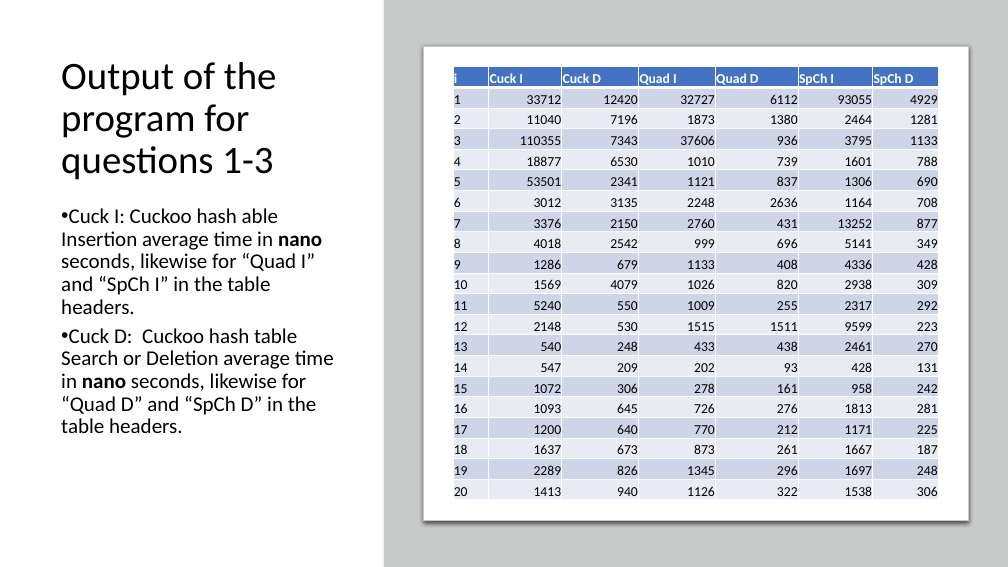
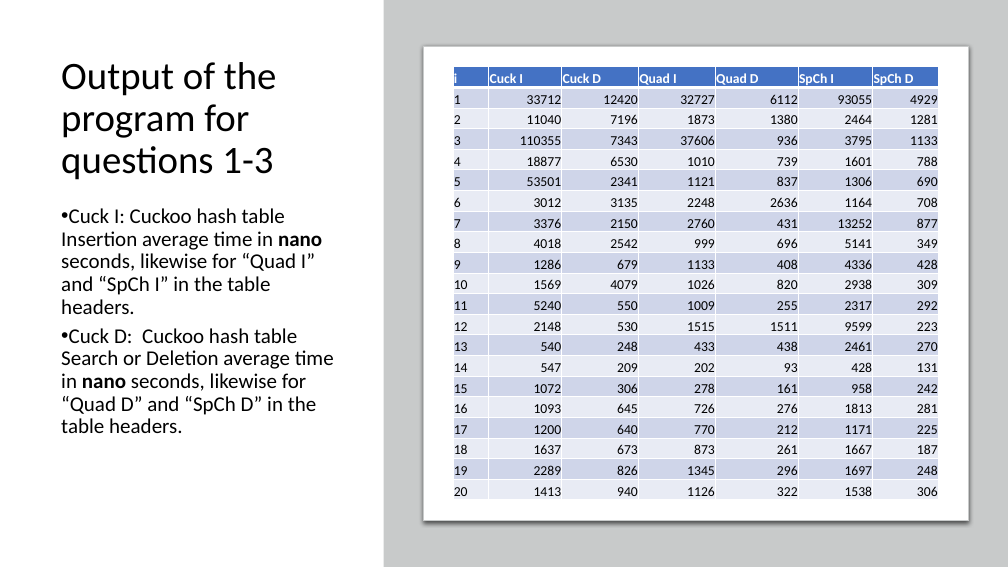
Before and after one commit to fanchuanster/uwinds, a slide deck: slide 3 of docs/8547Saini/assignments/assignment1.pptx. Drawn at 1008x567 pixels with LibreOffice and Linux fonts; fonts in the diff are those of the drawing. Boxes give left, top, right and bottom in pixels: in the first picture for what was removed or moved away, otherwise in the second. Text is boxed around its words. In the diff, an @@ line names an element or a change of style, - is before the commit and + after.

```diff
--- a/docs/8547Saini/assignments/assignment1.pptx
+++ b/docs/8547Saini/assignments/assignment1.pptx
@@ text at bbox=[61, 208, 322, 314]: text changed @@
-• Cuck I: Cuckoo hash able Insertion average time in nano seconds, likewise for “Quad I” and “SpCh I” in the table headers.
+• Cuck I: Cuckoo hash table Insertion average time in nano seconds, likewise for “Quad I” and “SpCh I” in the table headers.
```
Also in this commit, not shown: 2 other slides changed, 3 slides added, 1 other file.
